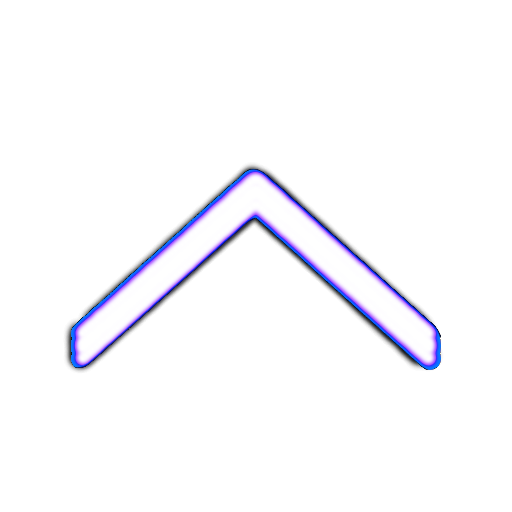
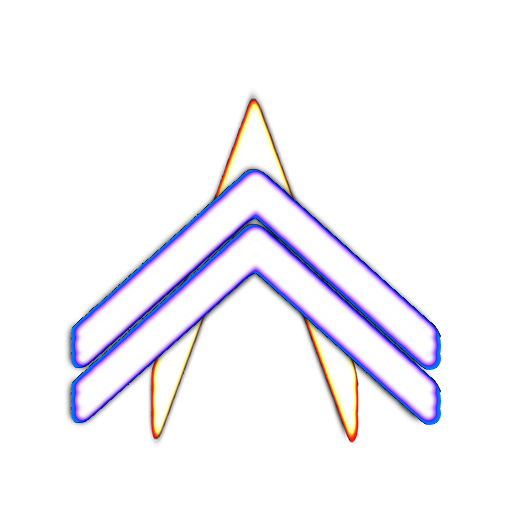
Layer changes from the first 512 x 512 image to the second:
painted on "Player_02" over box(64, 87, 443, 447)
moved "Player_00" above "Player_01", painted on it over box(64, 128, 443, 447)
painted on "Player_01" over box(64, 87, 443, 447)
